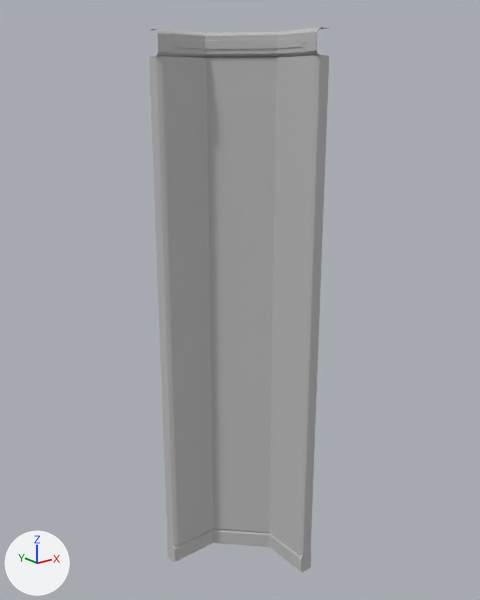
An edit to the FBX model Assets/Ressources/FBX/Building/Walls/MOD_Wall_Angle_04_5x12_5.fbx, drawn before and after from the same camera.
Both versions are drawn from a 50 mm camera at (-8.77, -11.02, 11.33) aimed at (0.21, 0.2, 6.84). Arrows for +X, +Y and +Z are at lower left; the lights stay in place. Where no turn or scale is listed for an object, it has been applied to the vertices. Vertices at the same position are counted once.

Names of what the first picture shows: 'MOD_Wall_angle_04_5x12_5'.
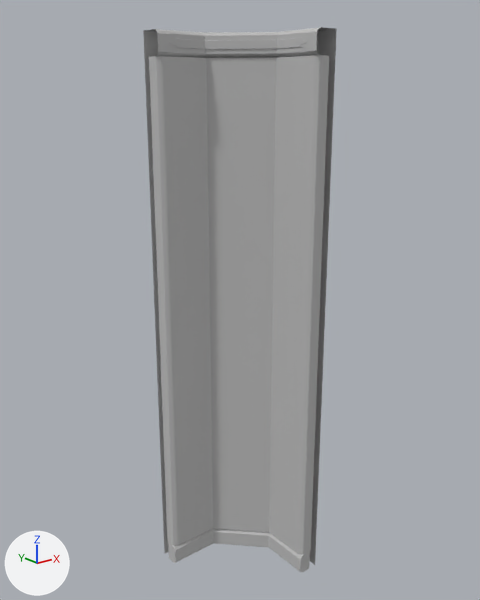
The newer file is also turned or shifted as a whole; pictures and numbers use the older file's frame.

What differs and where, as boxes [x1, y1, x2, y2] in the pictures (480 x 600 px):
'MOD_Wall_angle_04_5x12_5', reshaped (8% wider): before [149, 27, 329, 572]; after [143, 27, 337, 572]
part 1 of me_mesh, built on: before [151, 27, 327, 572]; after [143, 27, 337, 572]

What changed in the scene script:
```text
Change me_mesh:
    used by ob_mod_wall_angle_04_5x12_5; location = (0.0, 0.0, 0.0)
    remove me_mesh.from_pydata(...)  # 334 vertices, 297 faces; spans x -1.29..1.29, y -1.29..1.29, z 0.0..12.5
    add me_mesh.from_pydata(...)  # 347 vertices, 308 faces; spans x -1.29..1.43, y -1.29..1.43, z 0.0..12.5
    me_mesh part 1
    1 vertex is removed from x -1.27, y 1.04, z 0.5
    3 faces are deleted
    14 vertices in x -1.29..1.26, y 0.23..1.04, z 0.0..12.0 move by (0.0, -0.03, 0.0)
    13 vertices in x 0.23..1.04, y -1.29..1.26, z 0.0..0.5 move by (-0.03, 0.0, 0.0)
    6 vertices in x 1.26, y -1.29..0.2, z 12.5 move by (0.17, 0.0, 0.0)
    6 vertices in x -1.29..0.2, y 1.26, z 12.5 move by (0.0, 0.17, 0.0)
    6 vertices in x 0.94..1.04, y -1.27, z 0.0..0.5 move by (-0.03, 0.01, 0.0)
    5 vertices in x -1.27, y 0.94..1.04, z 0.0..0.46 move by (0.01, -0.03, 0.0)
    17 vertices move from x -1.29..1.29, y -1.29..1.29, z 0.0..12.0 to x -1.29..1.23, y -1.29..1.25, z 0.0..12.0
    2 vertices are added at (-1.26, 1.01, 0.5), (-1.29, 1.1, 0.5)
    12 new vertices lie (0.0, 0.0, -12.5) away from vertices in x -1.29..1.26, y -1.29..1.26, z 12.5
    14 new faces join them
```
